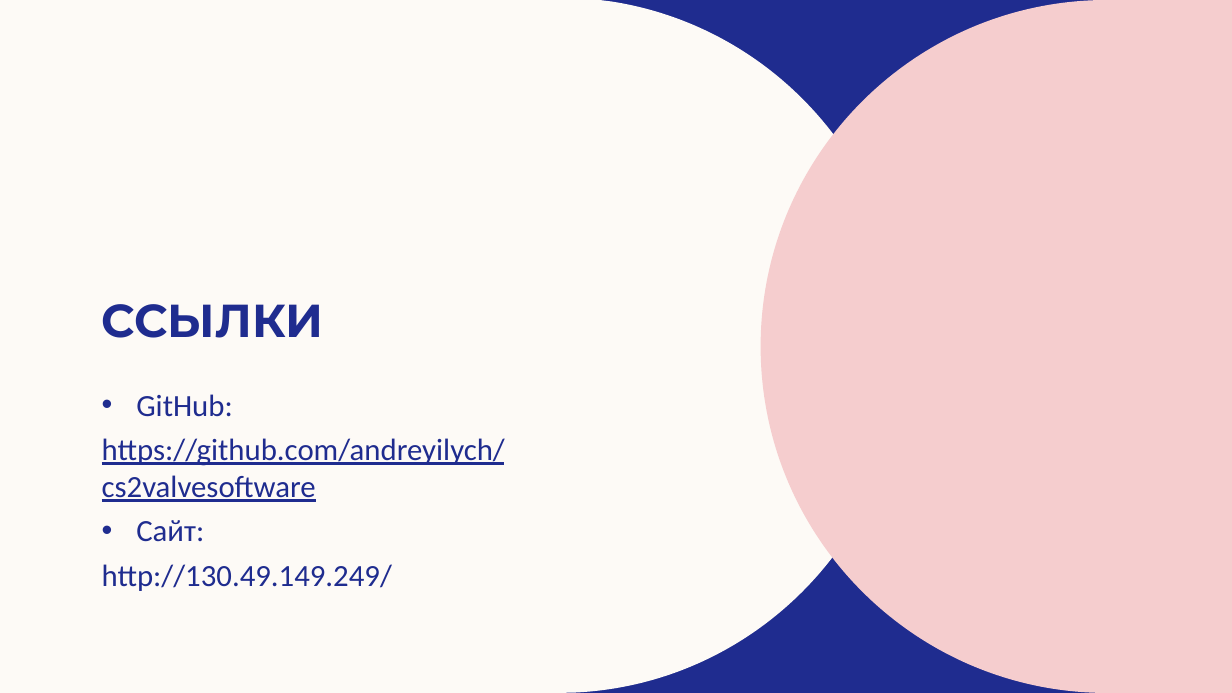
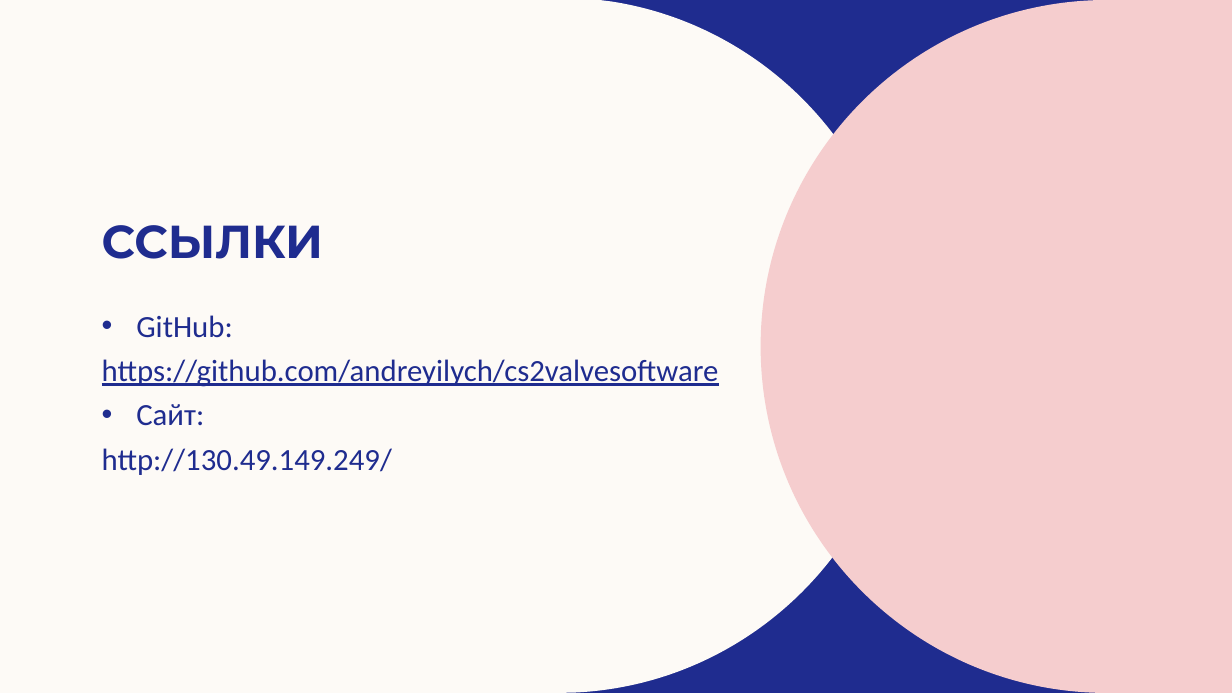
Before and after one commit to andreyilych/cs2valvesoftware, a slide deck: slide 30 of анализатор подозрительности доменных имен (DNS).pptx. Drawn at 1232x693 pixels with LibreOffice and Linux fonts; fonts in the diff are those of the drawing; background and template pictures are left out. Boxes give left, top, right and bottom in pixels: in the first picture for what was removed or moved away, otherwise in the second. Text is boxed around its words. In the diff, an @@ line names an element or a change of style, - is before the commit and + after.

```diff
--- a/анализатор подозрительности доменных имен (DNS).pptx
+++ b/анализатор подозрительности доменных имен (DNS).pptx
@@ title "ССЫЛКИ": place and size @@
-title "ССЫЛКИ" at (102, 304, 323, 338)
+title "ССЫЛКИ" at (102, 225, 323, 259)
@@ subtitle "GitHub:" rewrapped from (102, 394, 505, 591) to (102, 315, 719, 475) @@
```
Also in this commit, not shown: 4 other slides changed.
